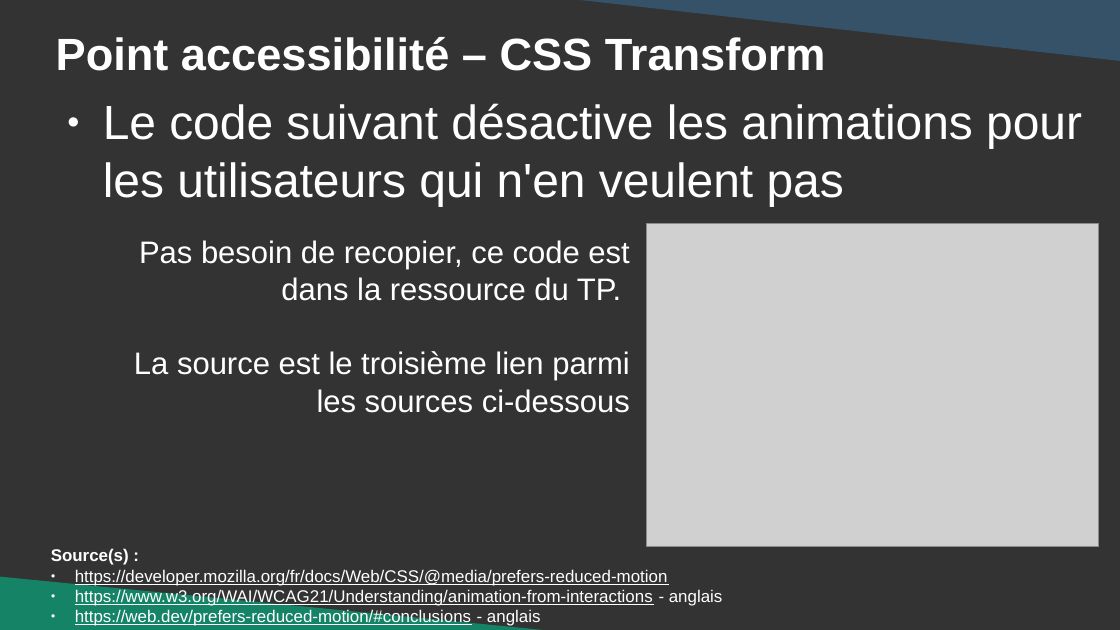
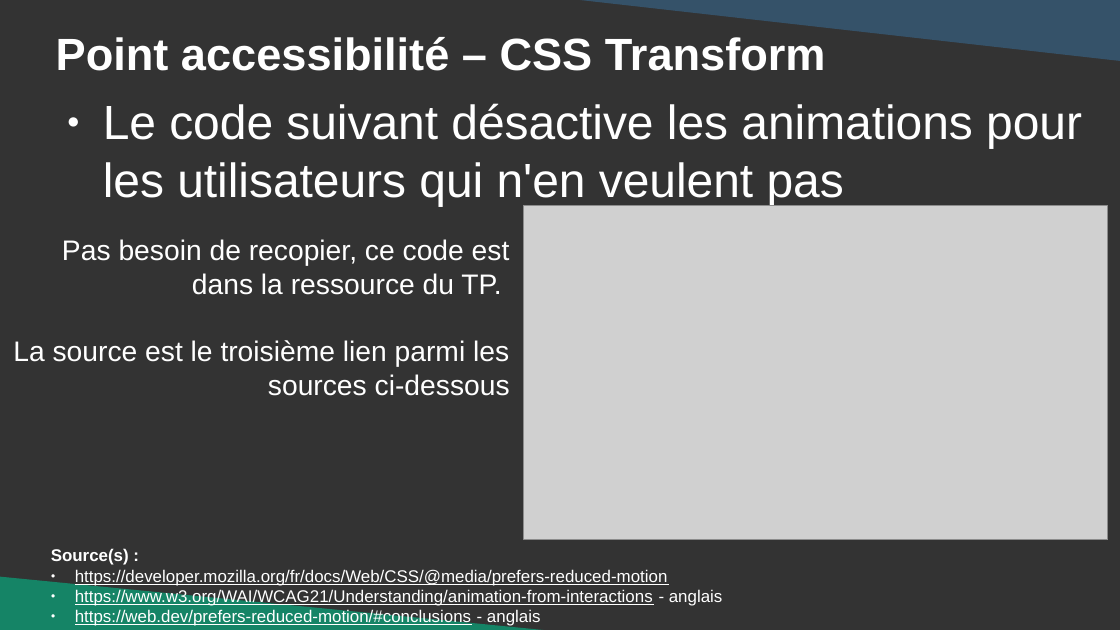
Before and after one commit to DanYellow/cours, a slide deck: slide 8 of integration-web-s2/travaux-pratiques/numero-3/presentation.odp. Drawn at 1120x630 pixels with LibreOffice and Linux fonts; fonts in the diff are those of the drawing; grey boxes stand for pictures. Boxes give left, top, right and bottom in pixels: in the first picture for what was removed or moved away, otherwise in the second. Text is boxed around its words. In the diff, an @@ line names an element or a change of style, - is before the commit and + after.

```diff
--- a/integration-web-s2/travaux-pratiques/numero-3/presentation.odp
+++ b/integration-web-s2/travaux-pratiques/numero-3/presentation.odp
@@ picture: place and size @@
-picture at [646,224,1099,546]
+picture at [524,206,1109,541]
@@ text "Pas besoin de recopier, ce ...": place and size @@
-text "Pas besoin de recopier, ce ..." at [134,240,630,413]
+text "Pas besoin de recopier, ce ..." at [13,239,510,396]
@@ text "Pas besoin de recopier, ce ..." at [13,239,510,396]: size 22 to 20 pt @@
```
Also in this commit, not shown: 1 other slide changed, 1 slide added, 1 other file.
